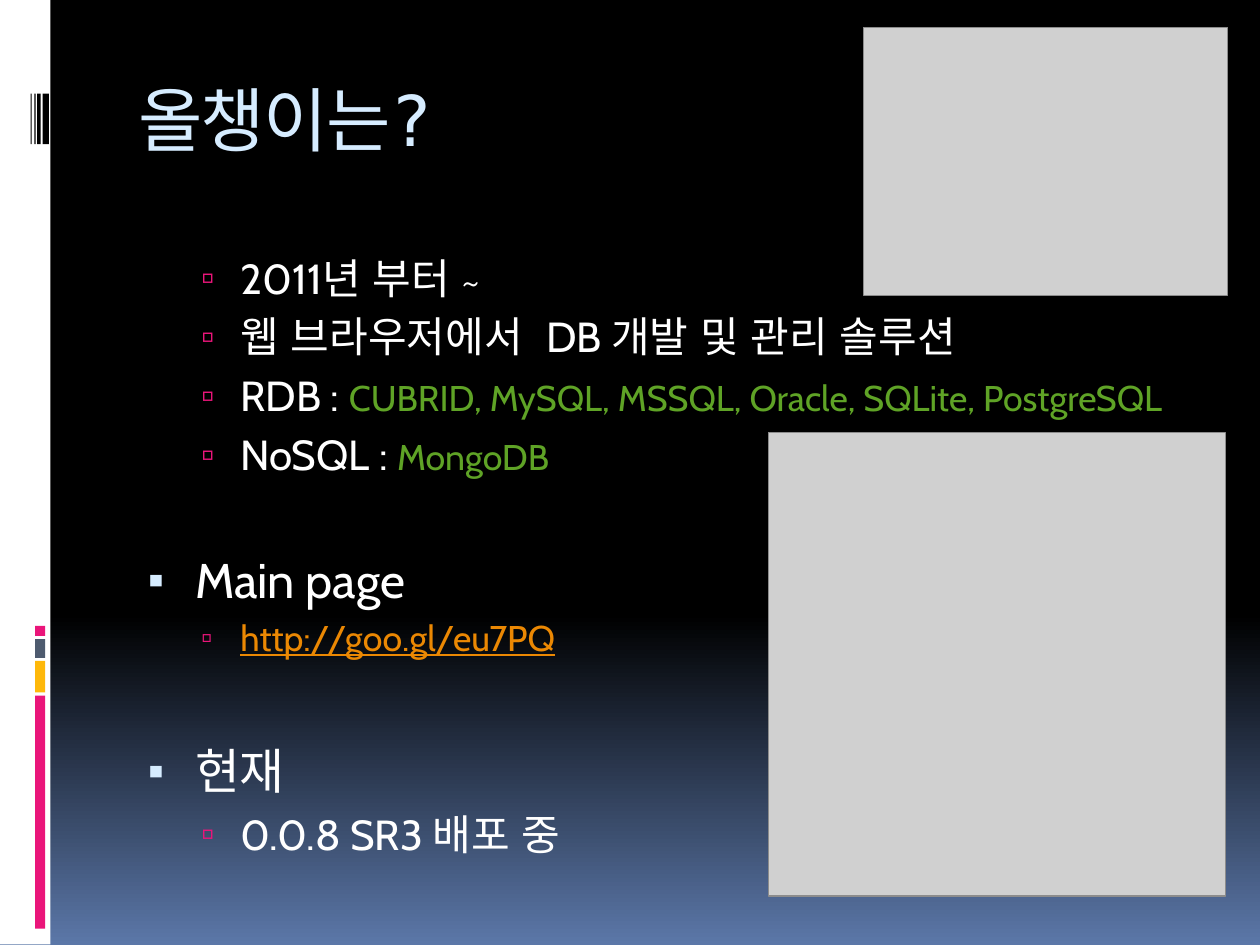
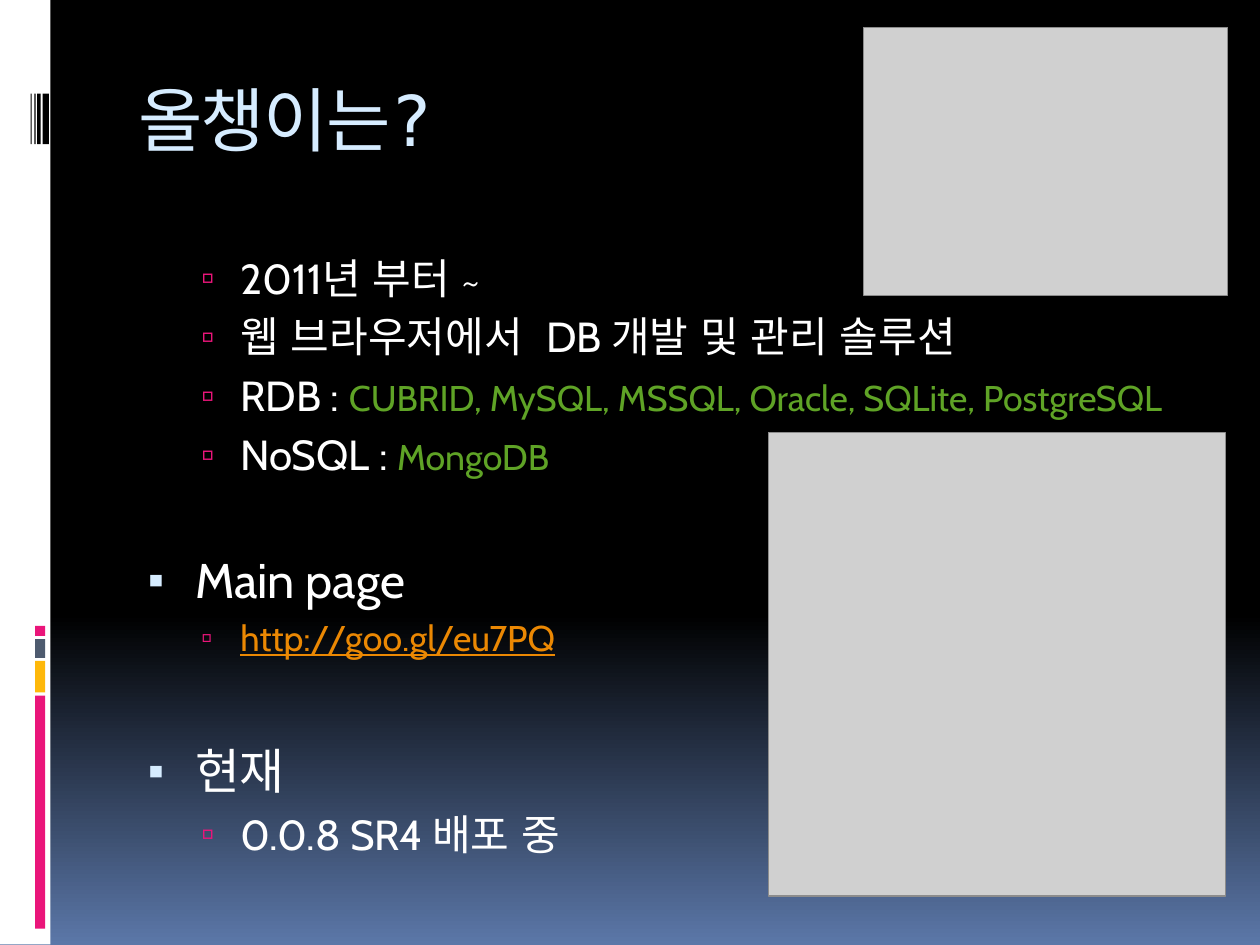
Before and after one commit to hangum/TadpoleForDBTools, a slide deck: slide 3 of targetProject/docs/올챙이로 살펴보는 Eclipse개발.pptx. Drawn at 1260x945 pixels with LibreOffice and Linux fonts; fonts in the diff are those of the drawing; grey boxes stand for pictures. Boxes give left, top, right and bottom in pixels: in the first picture for what was removed or moved away, otherwise in the second. Text is boxed around its words. In the diff, an @@ line names an element or a change of style, - is before the commit and + after.

```diff
--- a/targetProject/docs/올챙이로 살펴보는 Eclipse개발.pptx
+++ b/targetProject/docs/올챙이로 살펴보는 Eclipse개발.pptx
@@ text at [240, 815, 560, 854]: text changed @@
-  ▫ 0.0.8 SR3 배포 중
+  ▫ 0.0.8 SR4 배포 중
```
Also in this commit, not shown: 2 other slides changed, 1 slide added, 1 other file.
